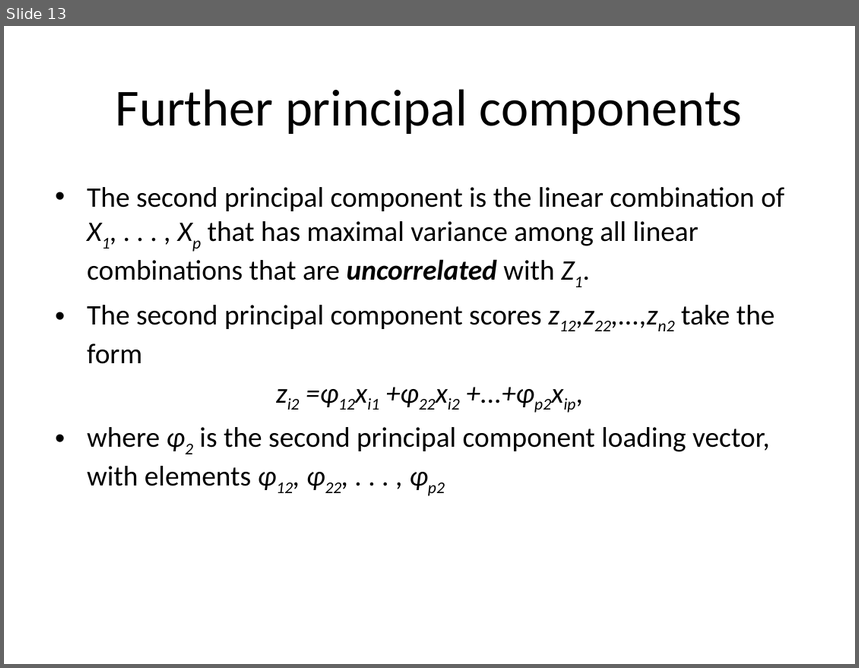
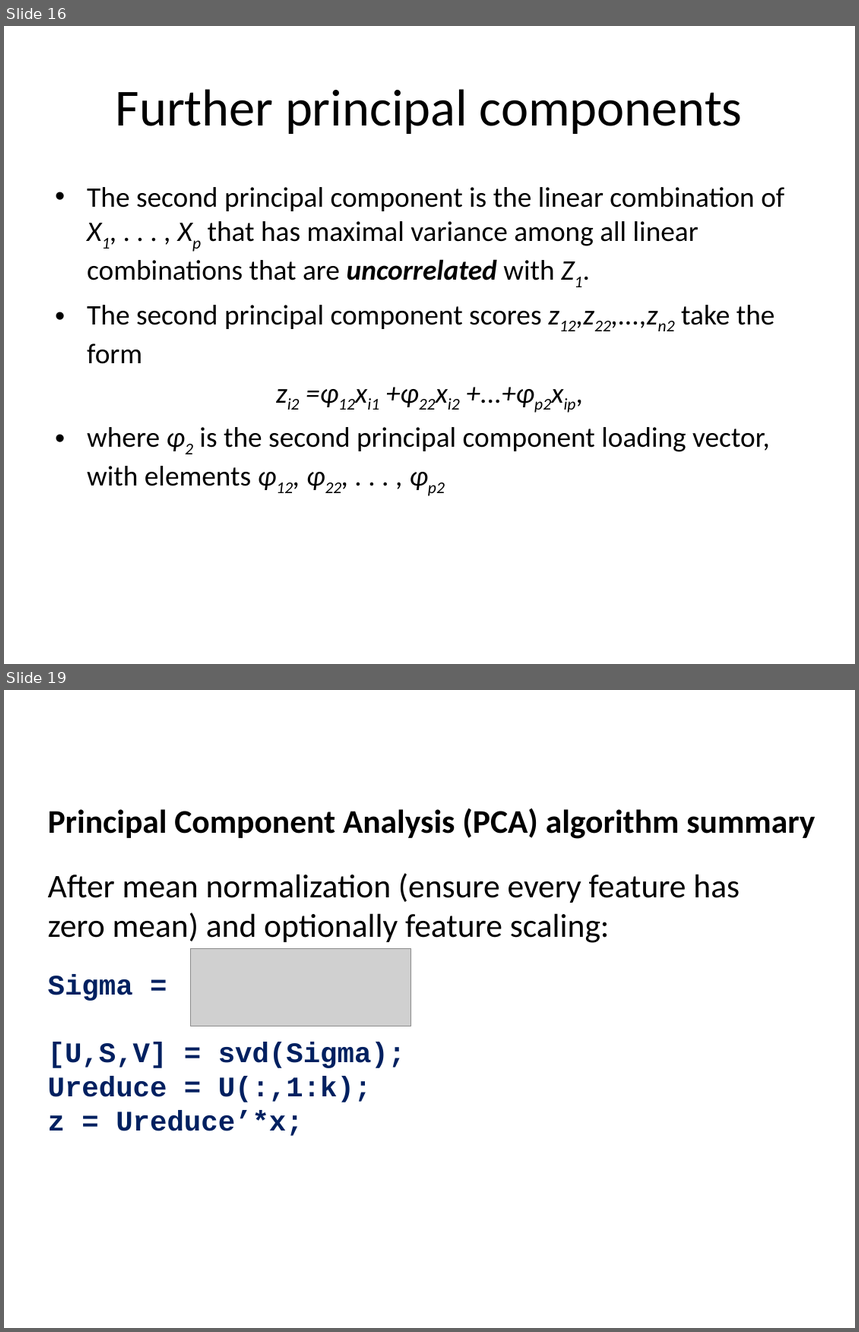
Before and after one commit to jayurbain/DataScienceIntro, a slide deck: slides/09_imensionality_reduction.pptx. Shown one above the other, each under a label of ours: slide 13 before the commit, slides 16 and 19 after it; the slides between them are not shown. The pictures are 859x668 and 859x1332 pixels, drawn with LibreOffice and Linux fonts; fonts in the diff are those of the drawing; grey boxes stand for pictures. Boxes give left, top, right and bottom in pixels: in the first picture for what was removed or moved away, otherwise in the second. Text is boxed around its words. In the diff, an @@ line names an element or a change of style, - is before the commit and + after.

```diff
--- a/slides/09_imensionality_reduction.pptx
+++ b/slides/09_imensionality_reduction.pptx
@@ slide 19 added at (4, 690, 855, 1328), background #FFFFFF @@
@@ text added at (48, 809, 815, 839), 28 pt, text #000000, bold @@
+Principal Component Analysis (PCA) algorithm summary
@@ text added at (48, 873, 740, 943), 28 pt, text #000000 @@
+After mean normalization (ensure every feature has zero mean) and optionally feature scaling:
@@ picture added at (190, 948, 410, 1026) @@
@@ text added at (48, 974, 405, 1136), 24 pt, text #002060, bold @@
+Sigma =
+[U,S,V] = svd(Sigma);
+Ureduce = U(:,1:k);
+z = Ureduce’*x;
@@ what was slide 13 is now slide 16 @@
```
Also in this commit, not shown: 12 slides changed, 8 other slides added, 1 slide removed, 5 other files.
